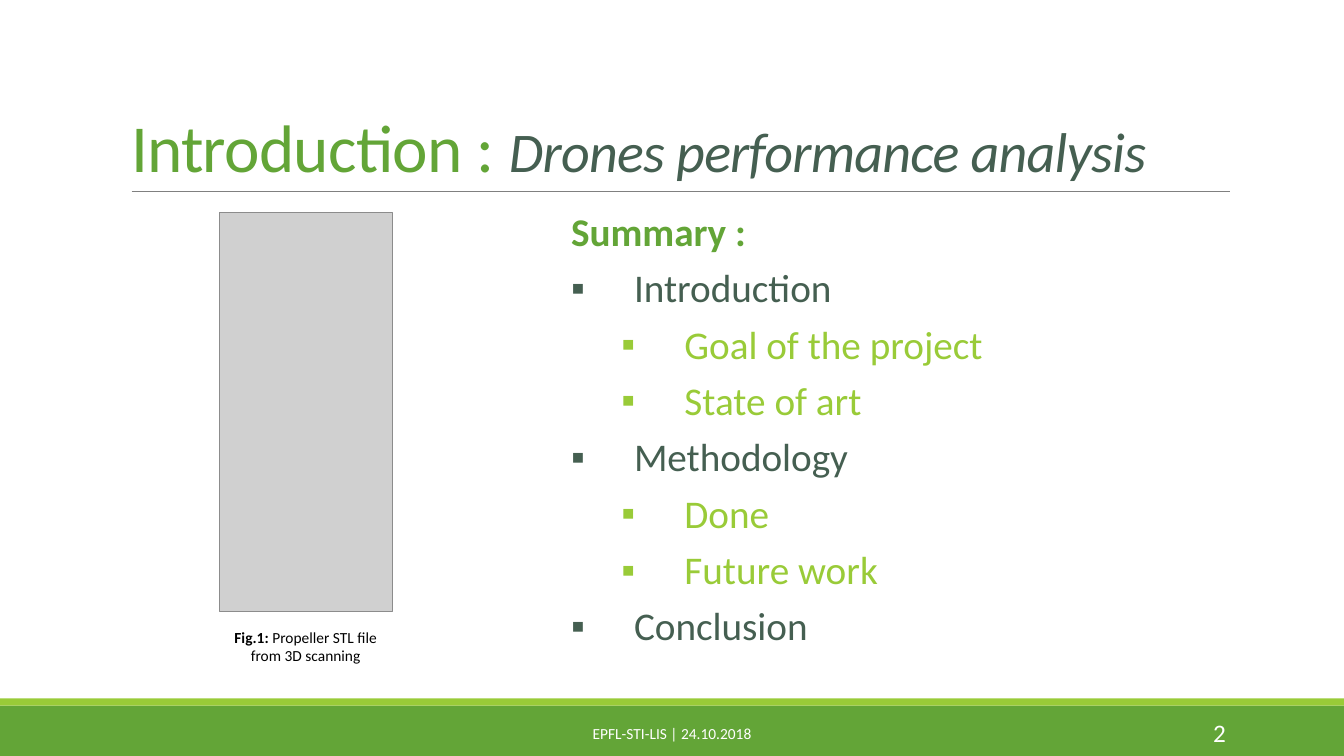
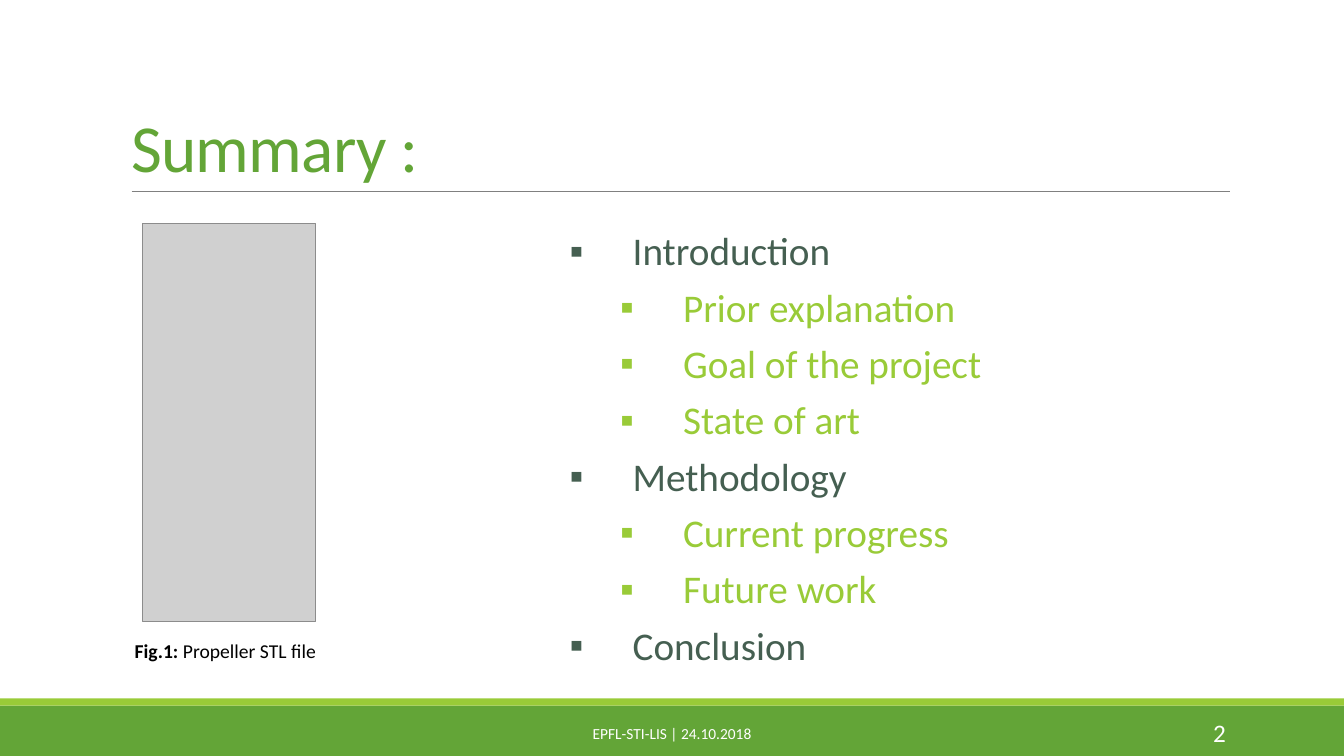
Before and after one commit to PaulineMauryL/PropellerProject, a slide deck: slide 2 of MIDTERM.pptx. Drawn at 1344x756 pixels with LibreOffice and Linux fonts; fonts in the diff are those of the drawing; grey boxes stand for pictures. Boxes give left, top, right and bottom in pixels: in the first picture for what was removed or moved away, otherwise in the second. Text is boxed around its words. In the diff, an @@ line names an element or a change of style, - is before the commit and + after.

```diff
--- a/MIDTERM.pptx
+++ b/MIDTERM.pptx
@@ title at [131, 128, 386, 183]: text changed; size 40 to 48 pt; text colour #455F51 to #63A537; italic off @@
-Introduction : Drones performance analysis
+Summary :
@@ picture: place and size @@
-picture at [220, 213, 392, 611]
+picture at [143, 224, 316, 622]
@@ text "Introduction": place and size @@
-text "Introduction" at [571, 220, 983, 641]
+text "Introduction" at [633, 237, 981, 661]
@@ text at [571, 220, 726, 252]: paragraph removed @@
-Summary :
@@ text at [683, 294, 955, 329]: paragraph added @@
+  ▪ Prior explanation
@@ text at [683, 521, 949, 554]: text changed @@
-  ▪ Done
+  ▪ Current progress
@@ text at [135, 644, 316, 662]: text changed; size 11 to 14 pt @@
-Fig.1: Propeller STL file from 3D scanning
+Fig.1: Propeller STL file
```
Also in this commit, not shown: 10 other slides changed, 3 slides added, 1 slide removed.
